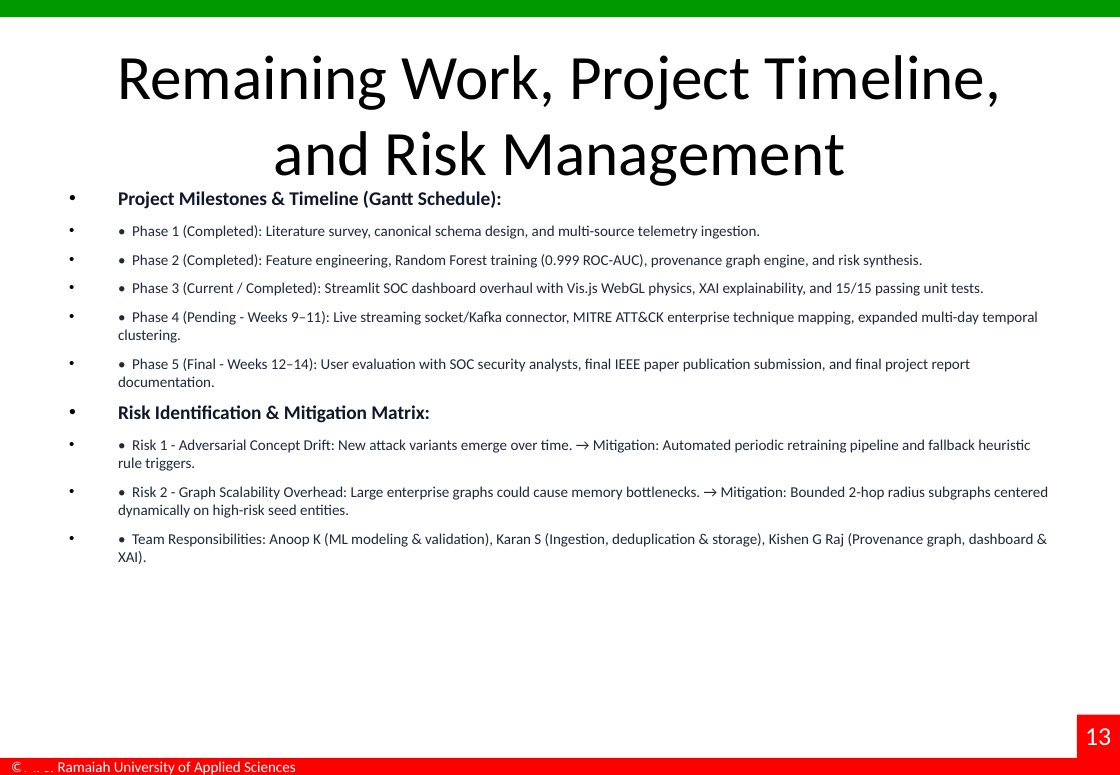
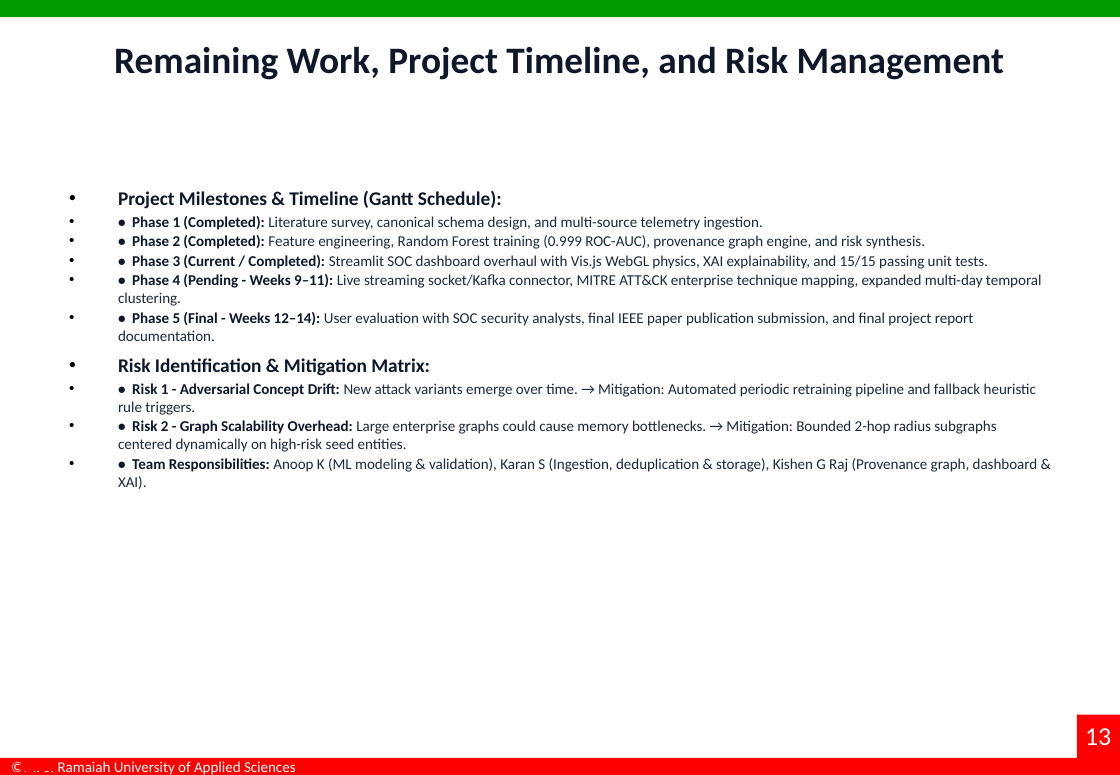
Before and after one commit to Alchemist-2905/Alert-triage, a slide deck: slide 13 of docs/Interim_Project_Presentation_TeamAlpha.pptx. Drawn at 1120x775 pixels with LibreOffice and Linux fonts; fonts in the diff are those of the drawing; background and template pictures are left out. Boxes give left, top, right and bottom in pixels: in the first picture for what was removed or moved away, otherwise in the second. Text is boxed around its words. In the diff, an @@ line names an element or a change of style, - is before the commit and + after.

Commit message:
docs: standardize all presentation fonts to Calibri with strict hierarchy

```diff
--- a/docs/Interim_Project_Presentation_TeamAlpha.pptx
+++ b/docs/Interim_Project_Presentation_TeamAlpha.pptx
@@ title "Remaining Work, Project Timeline, and ..." at (114,46,1004,80): size 44 to 26 pt, text colour #000000 to #0F172A, bold on; more space between paragraphs @@
@@ text at (118,216,1042,489): text colour #1E293B to #0F172A, bold on in "• Phase 1 (Completed):", "• Phase 2 (Completed):", "• Phase 3 (Current / Completed):", "• Phase 4 (Pending - Weeks 9–11):" and 4 more places; less space between paragraphs @@
```
Also in this commit, not shown: 16 other slides changed.
